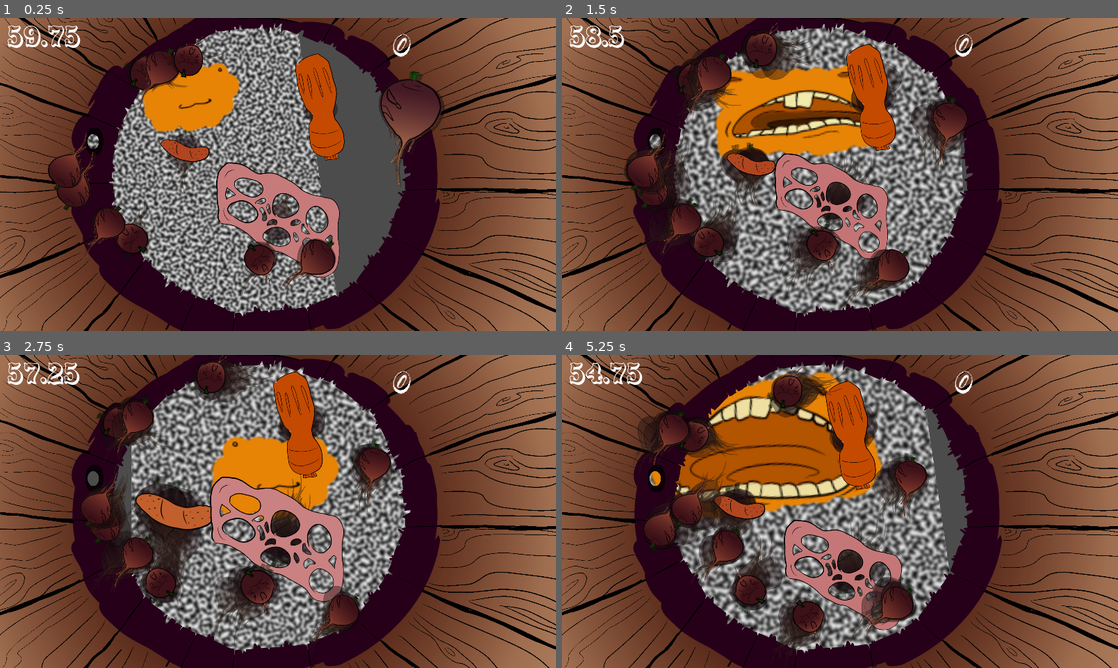
Above: before the commit, frames 1-4 (two rows, left to right).
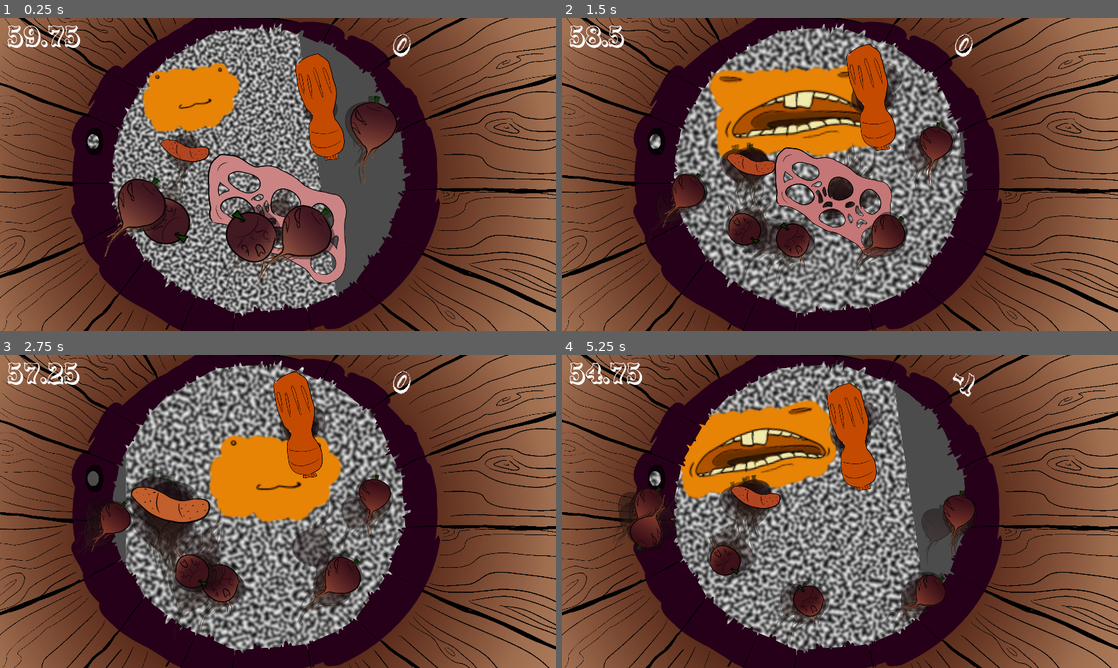
Above: after the commit, the same moments.

Repository: Nopey/carnival
Game: Godot game, scene res://Claw/Game.tscn
The game is run twice, just before and just after one commit, with the same random seed, the same clock (stepped at 60 frames per second) and the same inputs.
Inputs:
- Up to frame 1 (0.25 s): no input
- Up to frame 2 (1.5 s): tap Enter (ui_accept) at 0.5, 0.77 s; hold Right (ui_right) 0.53-1.28 s; hold Down (ui_down) from 1.28 s (still down)
- Up to frame 3 (2.75 s): tap Enter (ui_accept) at 1.52 s; release Down (ui_down) at 2.03 s; hold Right (ui_right) from 2.03 s (still down)
- Up to frame 4 (5.25 s): release Right (ui_right) at 2.78 s; hold Up (ui_up) 2.78-3.53 s; tap Enter (ui_accept) at 3.02, 3.77, 4.52 s; hold Left (ui_left) 3.53-5.03 s; hold Down (ui_down) from 5.03 s (still down)

The runs differ from the first frame. In frame 1, 13% of the frame differs, in the area x 8-80%, y 5-89%; in frame 2, 13%; in frame 3, 27%; in frame 4, 32%, in the area x 9-75%, y 1-96%.

Commit message:
Reduce turnips, reduce particles

Diff:
--- a/Claw/Bucket.tscn
+++ b/Claw/Bucket.tscn
@@ -7,10 +7,11 @@
 script = ExtResource( 1 )
 
 [node name="CollisionPolygon2D" type="CollisionPolygon2D" parent="."]
-position = Vector2( -525, -152 )
+position = Vector2( 441, 387 )
 scale = Vector2( 0.90554, 0.905844 )
 build_mode = 1
 polygon = PoolVector2Array( 153.5, 749.577, -27.6078, 613.792, -205.402, 398.523, -237.427, 153.448, -167.856, -101.563 …(280 unchanged characters)…
 
 [node name="Sprite" type="Sprite" parent="."]
 texture = ExtResource( 2 )
+centered = false
--- a/Claw/Game.tscn
+++ b/Claw/Game.tscn
@@ -16,7 +16,6 @@
 position = Vector2( 670, 280 )
 
 [node name="Bucket" parent="." instance=ExtResource( 4 )]
-position = Vector2( 960, 540 )
 
 [node name="Score" type="Label" parent="."]
 margin_left = 587.0
@@ -28,7 +27,6 @@
 theme = ExtResource( 3 )
 text = "0"
 align = 1
-percent_visible = -0.333333
 
 [node name="GameManager" type="Node2D" parent="."]
 position = Vector2( 864, 486 )
--- a/Claw/GameManager.gd
+++ b/Claw/GameManager.gd
@@ -9,7 +9,7 @@
 export var turnip: PackedScene = load("res://Claw/Turnip.tscn")
 export var count_turnips : int = 0
 export var max_turnips : int = 10
-export var spawn_radius: Vector2 = Vector2(1920, 1080) / 3.0
+export var spawn_radius: Vector2 = Vector2(1920, 1080) / 4.0
 export var start_time : float = 60
 export var time_reward: float = 5
 export var score : int = 0
@@ -18,17 +18,20 @@
 # Called when the node enters the scene tree for the first time.
 func _ready():
 	timer.start(start_time)
-	pass # Replace with function body.
+	for x in range(5):
+		create_turnip(false)
+
+const turnip_delay = 3
+var next_turnip_timer
+
+# Called every frame. 'delta' is the elapsed time since the previous frame.
+func _process(delta):
+	next_turnip_timer -= delta
+	if count_turnips < max_turnips and next_turnip_timer < 0:
+		create_turnip(false)
 
 
-# Called every frame. 'delta' is the elapsed time since the previous frame.
-func _process(_delta):
-
-	if(count_turnips < max_turnips):
-		create_turnip()
-
-
-func create_turnip():
+func create_turnip(is_onready: bool):
 
 	var new_turnip = turnip.instance()
 	count_turnips = count_turnips + 1
@@ -38,6 +41,10 @@
 	new_turnip.global_position = get_random_position()
 
 	new_turnip.connect("die", self, "_on_Turnip_die")
+	if not is_onready:
+		new_turnip.flee_rate *= 2
+		new_turnip.flee_rate_rate += 15
+	next_turnip_timer = turnip_delay
 
 
 func get_random_position():
--- a/Claw/Player.gd
+++ b/Claw/Player.gd
@@ -94,12 +94,14 @@
 		var best_turnip: Turnip = null
 		var best_distance: float
 		for area in mouth.get_overlapping_areas():
+			# only eat turnips (and garbage)
 			if not area is Turnip:
 				continue
 			var turnip: Turnip = area
 			# no eating sunk turnips
 			if turnip.flee_rate > turnip.NOMINAL_FLEE_RATE * 1.5:
 				continue
+			# closest turnip is the only one we eat
 			var turnip_dist: float = turnip.global_position.distance_to(self.global_position)
 			if best_turnip and best_distance < turnip_dist:
 				continue
--- a/Claw/Turnip.tscn
+++ b/Claw/Turnip.tscn
@@ -24,6 +24,7 @@
 bus = "Turnips"
 
 [node name="idle_particles" type="CPUParticles2D" parent="."]
+amount = 4
 texture = ExtResource( 2 )
 spread = 180.0
 initial_velocity = 40.0
@@ -35,6 +36,7 @@
 visible = false
 
 [node name="eat1" type="CPUParticles2D" parent="eat_particles"]
+amount = 3
 local_coords = false
 texture = ExtResource( 6 )
 spread = 180.0
@@ -44,6 +46,7 @@
 angle_random = 1.0
 
 [node name="eat2" type="CPUParticles2D" parent="eat_particles"]
+amount = 3
 local_coords = false
 texture = ExtResource( 5 )
 spread = 180.0
@@ -53,6 +56,7 @@
 angle_random = 1.0
 
 [node name="eat3" type="CPUParticles2D" parent="eat_particles"]
+amount = 3
 local_coords = false
 texture = ExtResource( 7 )
 spread = 180.0
--- /dev/null
+++ b/MainMenu/MainMenu.tscn
@@ -0,0 +1,9 @@
+[gd_scene load_steps=2 format=2]
+
+[ext_resource path="res://Claw/bucket.png" type="Texture" id=2]
+
+[node name="MainMenu" type="Node2D"]
+
+[node name="Sprite" type="Sprite" parent="."]
+texture = ExtResource( 2 )
+centered = false
